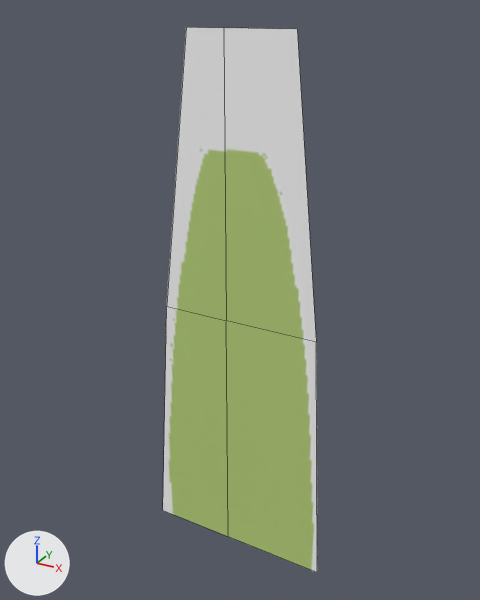
What one commit did to the FBX model Assets/Grass/model/Grass_003.fbx.
Before and after are seen from a 50 mm camera at (1.082, -1.866, 2.025) aimed at (0.032, 0.042, 1.071). Arrows for +X, +Y and +Z are at lower left; the lights stay in place. Mesh edges are drawn as thin lines. Where no turn or scale is listed for an object, it has been applied to the vertices.

Objects in the first picture: 'Grass.003'.
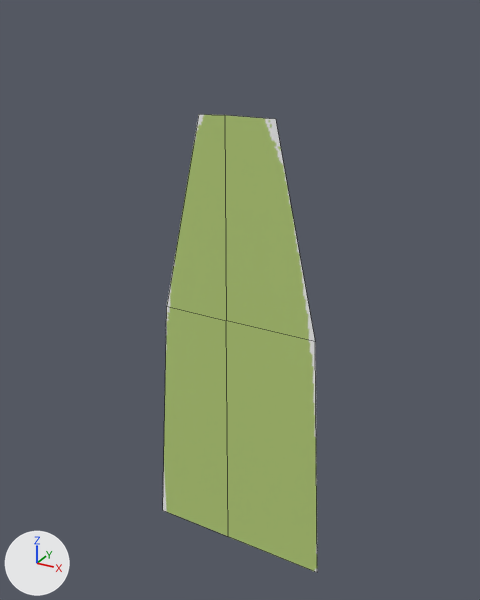
Boxes [x1, y1, x2, y2] around the edits, measured in the pictures (480 x 600 px; the box of a moved part takes in the faces that stretch with it):
'Grass.003', surface changed, reshaped (grey to green, 16% shorter): before [163, 27, 317, 572]; after [163, 114, 317, 572]
part 1 of me_plane_003, moved or reshaped: before [167, 27, 316, 342]; after [167, 114, 315, 342]
part 2 of me_plane_003, surface changed (grey to green): [163, 307, 317, 572] in both

What changed in the scene script:
```text
Add img_grass_atlas2_png:
    img_grass_atlas2_png = load_image('Grass_Atlas2.png', '../texture/Grass_Atlas2.png', 1024, 1024, 'Non-Color')
Change mat_grass_atlas:
    where n2 = _N.new('ShaderNodeTexImage'); n2.name = 'Image Texture'
    n2.image: img_grass_atlas_png -> img_grass_atlas2_png
    where n3 = _N.new('ShaderNodeTexImage'); n3.name = 'Image Texture.001'
    n3.image: img_grass_atlas_png -> img_grass_atlas2_png
Change me_plane_003:
    used by ob_grass_003; location = (0.0, 0.0, 0.0)
    remove me_plane_003.from_pydata(...)  # 9 vertices, 4 faces; spans x -0.33..0.4, y 0.0, z 0.0..1.97
    add me_plane_003.from_pydata(...)  # 9 vertices, 4 faces; spans x -0.33..0.4, y 0.0, z 0.0..1.72
    me_plane_003 part 1
    me_plane_003.vertices[0].co: (0.24, 0.0, 1.97) -> (0.18, 0.0, 1.72)  # pixel (297, 29) -> pixel (275, 119)
    me_plane_003.vertices[2].co: (-0.13, 0.0, 1.97) -> (-0.1, 0.0, 1.71)  # pixel (186, 27) -> pixel (198, 114)
    me_plane_003.vertices[4].co: (0.0, 0.0, 1.97) -> (0.0, 0.0, 1.72)  # pixel (223, 27) -> pixel (224, 115)
    me_plane_003 part 2: texture (UV) coordinates of 4 of 4 faces, centred in x -0.15..0.19, y 0.0, z 0.5..1.49, changed; they spanned u 0.58..0.67, v 0.75..1.0 and now span u 0.56..0.69, v 0.63..0.93
```
